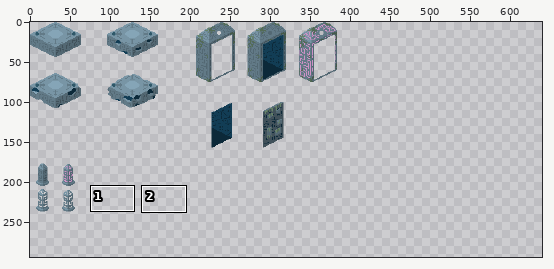
Two states of a pixel-art file, game-off-2025-waves/scenes/big_spritesheet.aseprite. The first picture is a wide view before the edit; the outline marks the close-up.
Close-up. As it was:
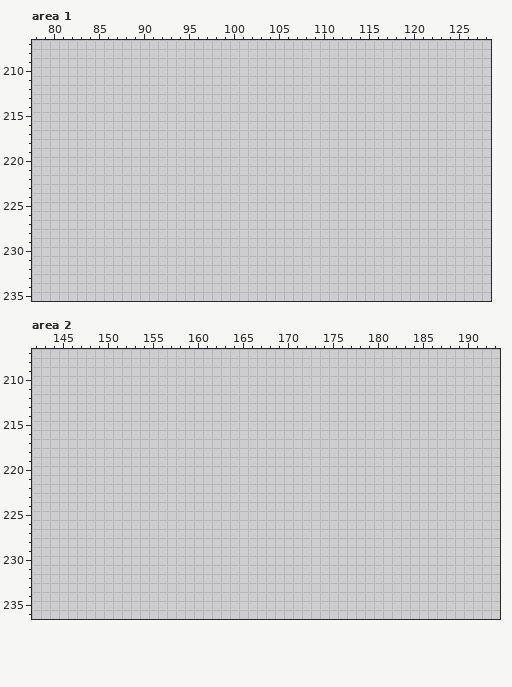
640x544 pixels, 1 frame. Shown: area 1: x 78..128, y 207..235; area 2: x 142..193, y 207..236. The wide view leaves out empty margins. The commit also changed other parts of the picture, which this record leaves out.
The result:
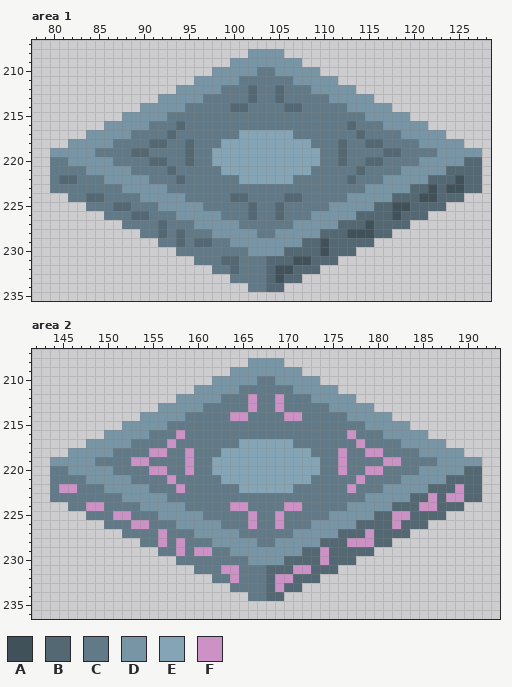
Palette (. is transparent): A #41515a  B #536873  C #627a87  D #7895a5  E #85a5b7  F #cd92c5
From old to new:
Changed rows in their new state; - is an unchanged pixel.
Area 1, layer "Layer 1":
first column x 80:
208 ----------------------DDDD----------------------
209 --------------------DDDDDDDD--------------------
210 ------------------DDDDDCCDDDDD------------------
211 ----------------DDDDDCCCCCCDDDDD----------------
212 --------------DDDDDCCCBCCBCCCDDDDD--------------
213 ------------DDDDDCCCCCBCCBCCCCCDDDDD------------
214 ----------DDDDDCCCCCBBCCCCBBCCCCCDDDDD----------
215 --------DDDDDCCCCCCCCCCCCCCCCCCCCCCDDDDD--------
216 ------DDDDDCCCBCCCCCCCCCCCCCCCCCCBCCCDDDDD------
217 ----DDDDDCCCCBCCCCCCCEEEEEECCCCCCCBCCCCDDDDD----
218 --DDDDDCCCCBBCCBCCCEEEEEEEEEECCCBCCBBCCCCDDDDD--
219 DDDDDCCCCBBCCCCBCCEEEEEEEEEEEECCBCCCCBBCCCCDDDDD
220 CCDDDDDCCCCBBCCBCCEEEEEEEEEEEECCBCCBBCCCCDDDDDBB
221 CCCCDDDDDCCCCBCCCCCEEEEEEEEEECCCCCBCCCCDDDDDBBBB
222 CBBCCCDDDDDCCCBCCCCCCEEEEEECCCCCCBCCCDDDDDBBBABB
223 CCCCCCCCDDDDDCCCCCCCCCCCCCCCCCCCCCCDDDDDBBABAABB
224 --CCBBCCCCDDDDDCCCCCBBCCCCBBCCCCCDDDDDBBBAABBB--
225 ----CCCBBCCCDDDDDCCCCCBCCBCCCCCDDDDDBBAABBBB----
226 ------CCCBBCCCDDDDDCCCBCCBCCCDDDDDBBBBABBB------
227 --------CCCCBCCCDDDDDCCCCCCDDDDDBBBABBBB--------
228 ----------CCBCBCCCDDDDDCCDDDDDBBBAAABB----------
229 ------------CCBCBBCCDDDDDDDDBBABBBBB------------
230 --------------CCCCCCCCDDDDBBBBABBB--------------
231 ----------------CCCBBCCCBBBAABBB----------------
232 ------------------CCBCCCBAABBB------------------
233 --------------------CCCCBABB--------------------
234 ----------------------CCBB----------------------
Area 2, layer "Layer 1":
first column x 144:
208 ----------------------DDDD----------------------
209 --------------------DDDDDDDD--------------------
210 ------------------DDDDDCCDDDDD------------------
211 ----------------DDDDDCCCCCCDDDDD----------------
212 --------------DDDDDCCCFCCFCCCDDDDD--------------
213 ------------DDDDDCCCCCFCCFCCCCCDDDDD------------
214 ----------DDDDDCCCCCFFCCCCFFCCCCCDDDDD----------
215 --------DDDDDCCCCCCCCCCCCCCCCCCCCCCDDDDD--------
216 ------DDDDDCCCFCCCCCCCCCCCCCCCCCCFCCCDDDDD------
217 ----DDDDDCCCCFCCCCCCCEEEEEECCCCCCCFCCCCDDDDD----
218 --DDDDDCCCCFFCCFCCCEEEEEEEEEECCCFCCFFCCCCDDDDD--
219 DDDDDCCCCFFCCCCFCCEEEEEEEEEEEECCFCCCCFFCCCCDDDDD
220 CCDDDDDCCCCFFCCFCCEEEEEEEEEEEECCFCCFFCCCCDDDDDBB
221 CCCCDDDDDCCCCFCCCCCEEEEEEEEEECCCCCFCCCCDDDDDBBBB
222 CFFCCCDDDDDCCCFCCCCCCEEEEEECCCCCCFCCCDDDDDBBBFBB
223 CCCCCCCCDDDDDCCCCCCCCCCCCCCCCCCCCCCDDDDDBBFBFFBB
224 --CCFFCCCCDDDDDCCCCCFFCCCCFFCCCCCDDDDDBBBFFBBB--
225 ----CCCFFCCCDDDDDCCCCCFCCFCCCCCDDDDDBBFFBBBB----
226 ------CCCFFCCCDDDDDCCCFCCFCCCDDDDDBBBBFBBB------
227 --------CCCCFCCCDDDDDCCCCCCDDDDDBBBFBBBB--------
228 ----------CCFCFCCCDDDDDCCDDDDDBBBFFFBB----------
229 ------------CCFCFFCCDDDDDDDDBBFBBBBB------------
230 --------------CCCCCCCCDDDDBBBBFBBB--------------
231 ----------------CCCFFCCCBBBFFBBB----------------
232 ------------------CCFCCCBFFBBB------------------
233 --------------------CCCCBFBB--------------------
234 ----------------------CCBB----------------------
Boxes around the changes in both close-ups, in picture pixels (x1, y1, x2, y2):
added: (50, 49, 482, 292)
added: (50, 358, 482, 601)
